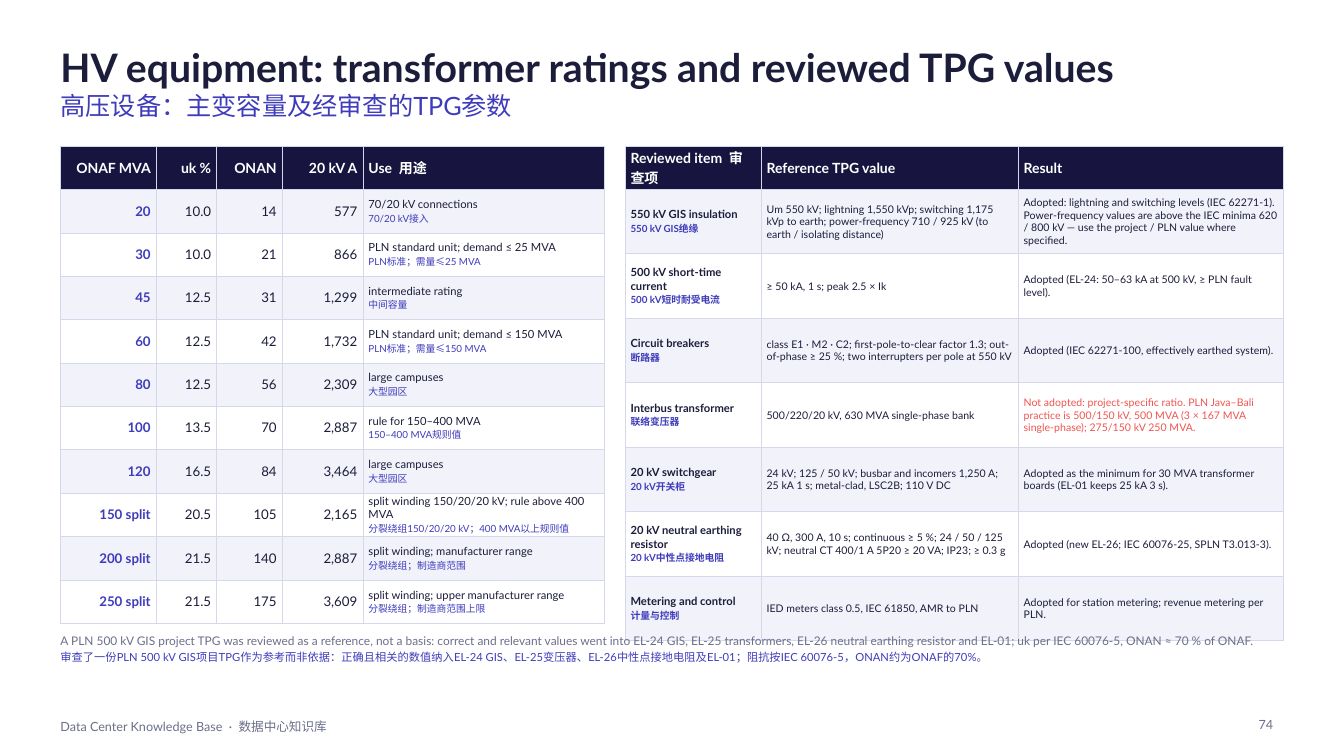
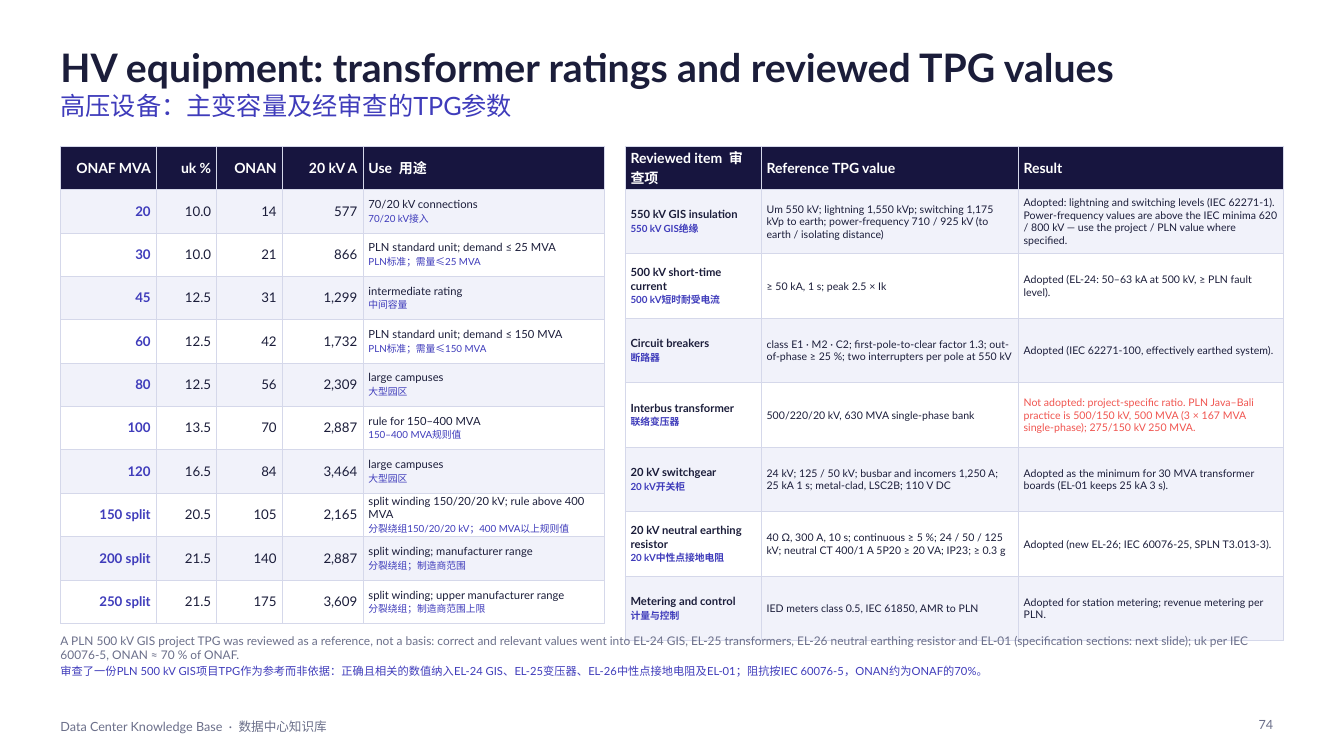
Before and after one commit to Alexandervsq/Data-Center-Project-Assessment, a slide deck: slide 74 of downloads/Data Center Knowledge Base (EN-ZH).pptx. Drawn at 1344x756 pixels with LibreOffice and Linux fonts; fonts in the diff are those of the drawing. Boxes give left, top, right and bottom in pixels: in the first picture for what was removed or moved away, otherwise in the second. Text is boxed around its words. In the diff, an @@ line names an element or a change of style, - is before the commit and + after.

```diff
--- a/downloads/Data Center Knowledge Base (EN-ZH).pptx
+++ b/downloads/Data Center Knowledge Base (EN-ZH).pptx
@@ text at bbox=[60, 635, 1248, 661]: text changed @@
-A PLN 500 kV GIS project TPG was reviewed as a reference, not a basis: correct and relevant values went into EL-24 GIS, EL-25 transformers, EL-26 neutral earthing resistor and EL-01; uk per IEC 60076-5, ONAN ≈ 70 % of ONAF.
+A PLN 500 kV GIS project TPG was reviewed as a reference, not a basis: correct and relevant values went into EL-24 GIS, EL-25 transformers, EL-26 neutral earthing resistor and EL-01 (specification sections: next slide); uk per IEC 60076-5, ONAN ≈ 70 % of ONAF.
```
Also in this commit, not shown: 2 other slides changed, 1 slide added, 7 other files.
